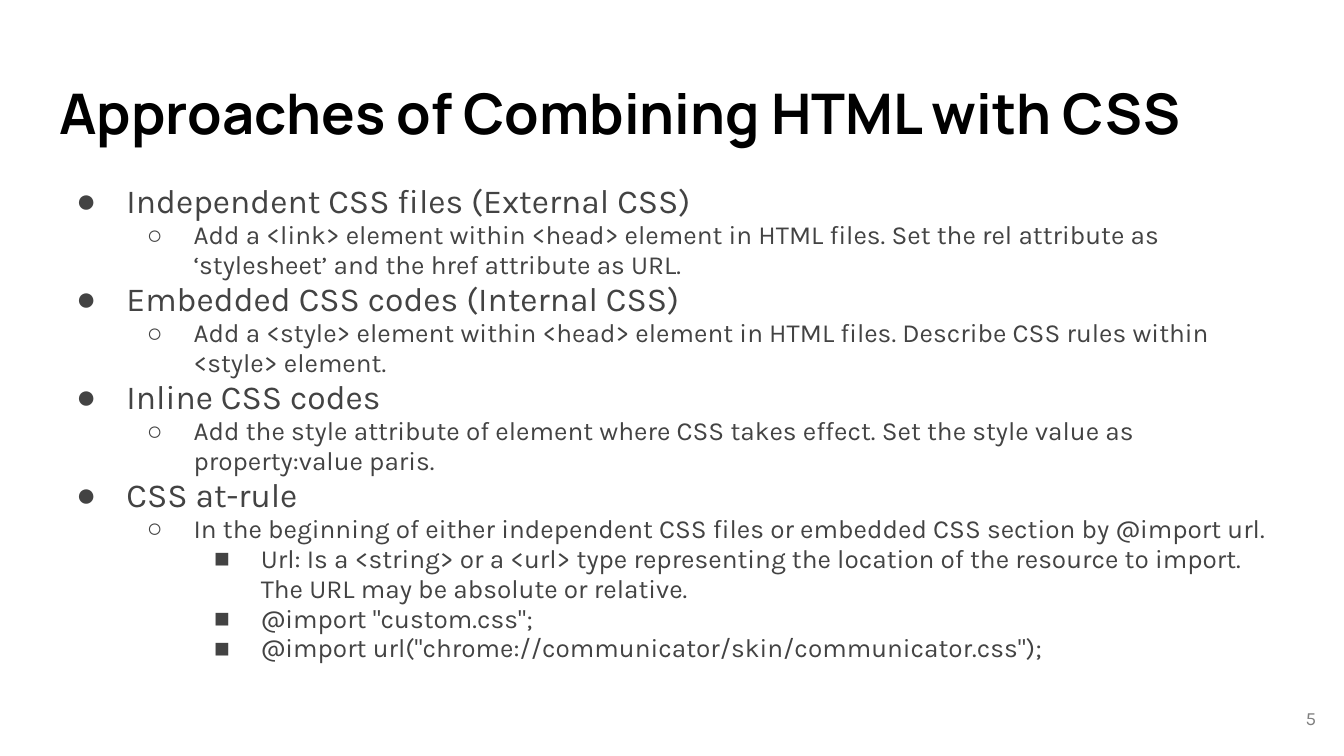
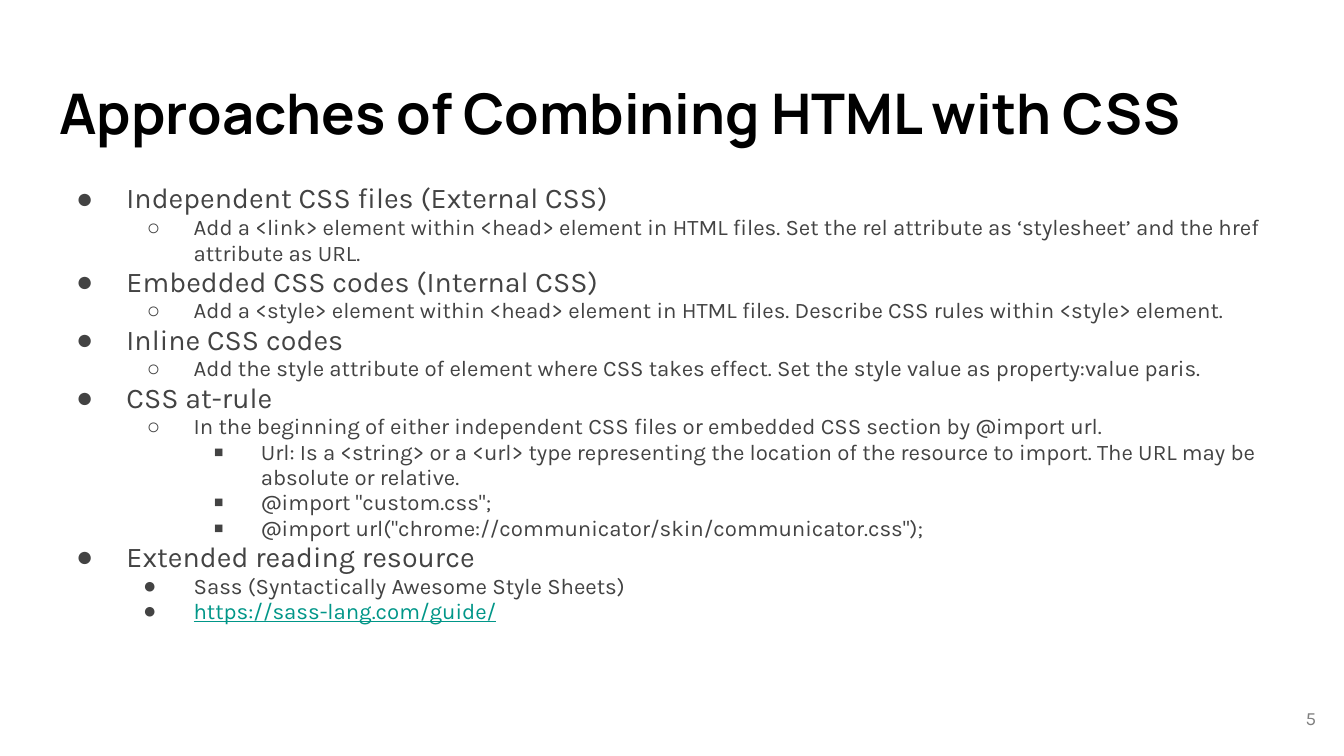
Before and after one commit to lancwyy/WebDev, a slide deck: slide 5 of Lecture_Materials/03-CSS.pptx. Drawn at 1344x756 pixels with LibreOffice and Linux fonts; fonts in the diff are those of the drawing. Boxes give left, top, right and bottom in pixels: in the first picture for what was removed or moved away, otherwise in the second. Text is boxed around its words. In the diff, an @@ line names an element or a change of style, - is before the commit and + after.

Commit message:
update lecture materials-WK_4 and add CH_CSS sample codes

```diff
--- a/Lecture_Materials/03-CSS.pptx
+++ b/Lecture_Materials/03-CSS.pptx
@@ text at [126,187,1258,542]: size 18 to 15.3 pt in "Independent CSS files (External CSS)", "Embedded CSS codes (Internal CSS)", "Inline CSS codes", "CSS at-rule"; size 14 to 11.9 pt in "Add a <link> element within <head> element ...", "Add a <style> element within <head> element ...", "Add the style attribute of element where ...", "In the beginning of either independent CSS ..." and 3 more places @@
@@ text at [126,541,624,625]: paragraphs added @@
+● Extended reading resource
+  ● Sass (Syntactically Awesome Style Sheets)
+  ● https://sass-lang.com/guide/
```
Also in this commit, not shown: 24 other slides changed, 1 slide added, 3 slides removed, 14 other files.
